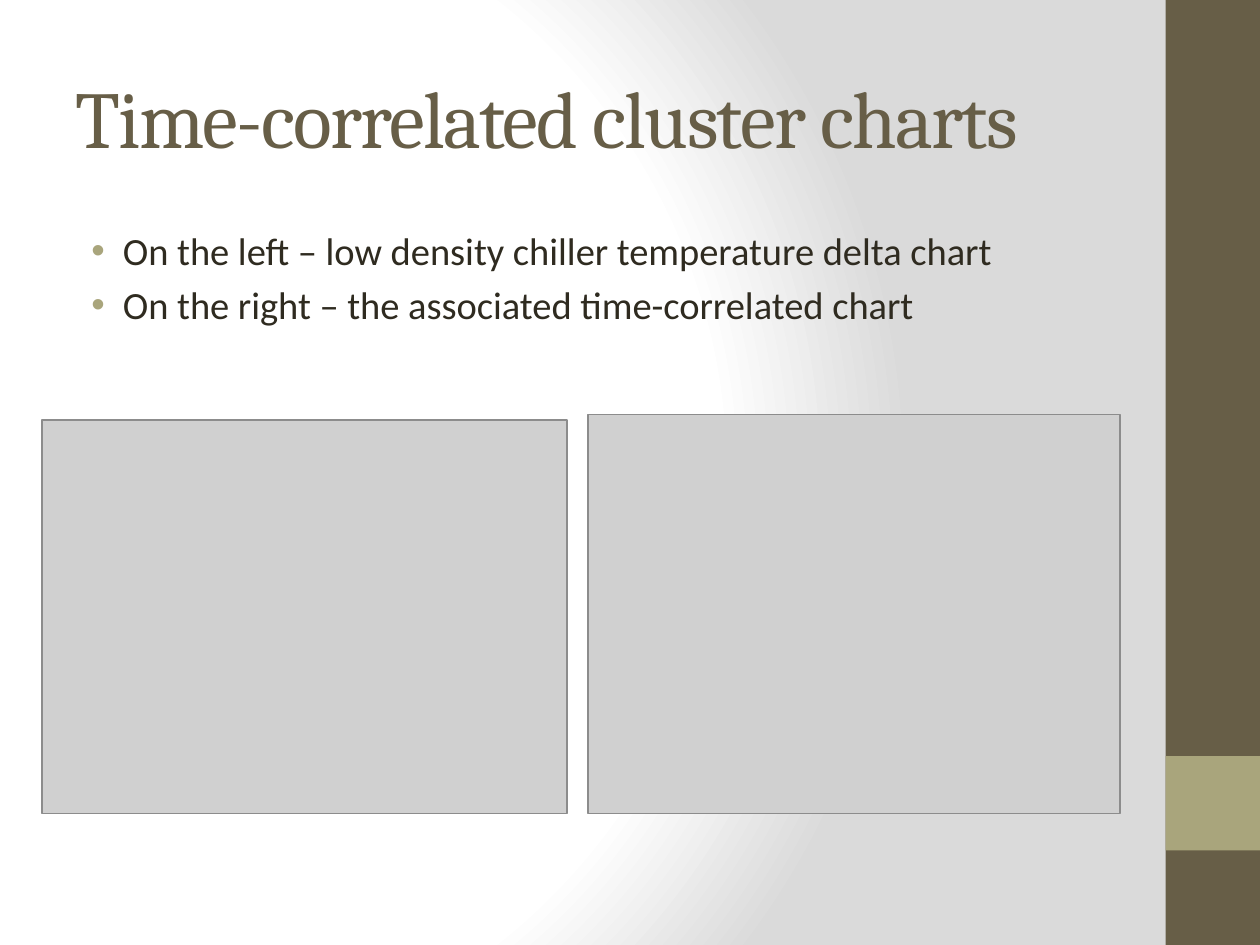
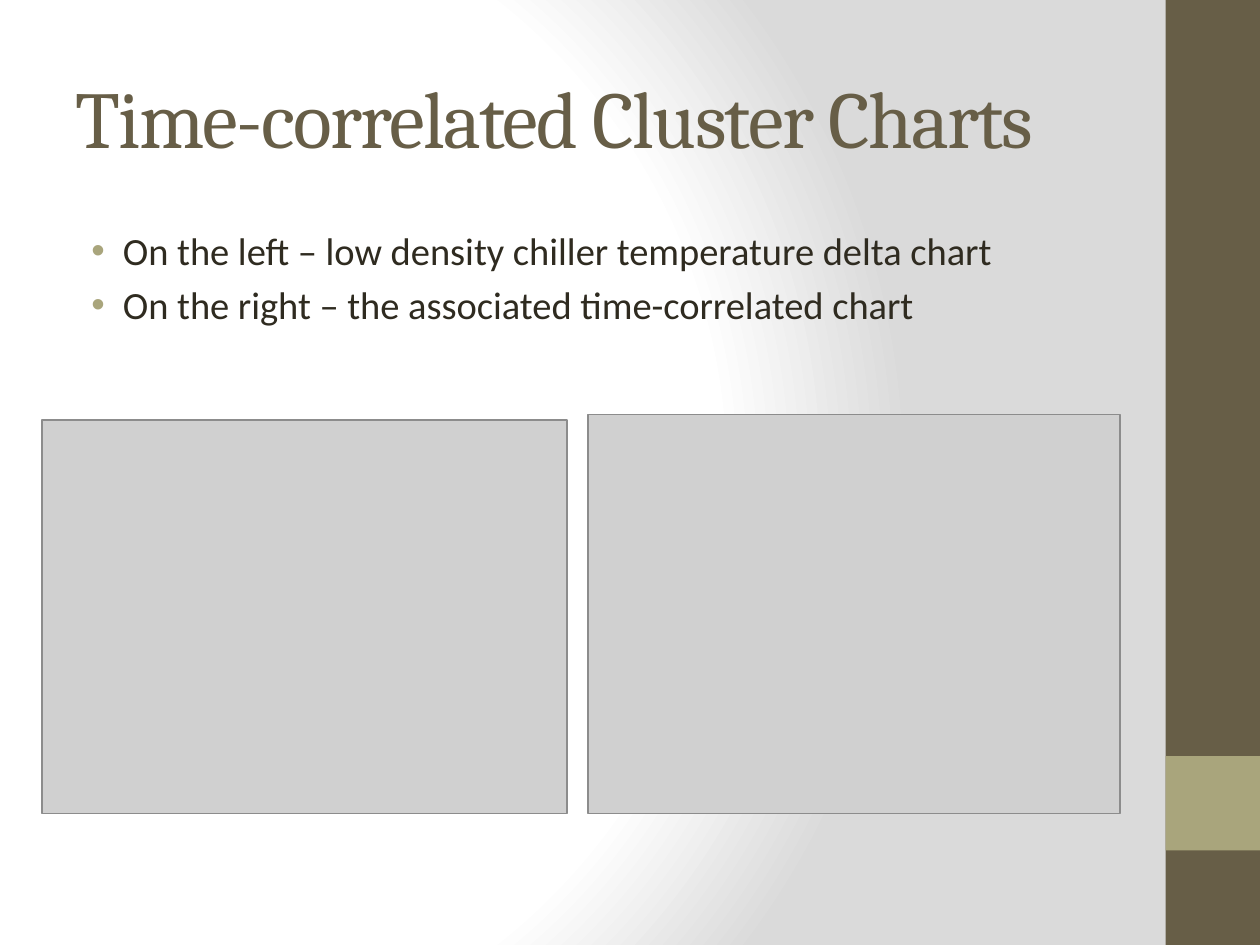
Before and after one commit to hemakumar/Data-Analysis_Group4c, a slide deck: slide 7 of paper/Integrated Data Center Power and Cooling Analysis.pptx (slide 6 before the commit). Drawn at 1260x945 pixels with LibreOffice and Linux fonts; fonts in the diff are those of the drawing; grey boxes stand for pictures. Boxes give left, top, right and bottom in pixels: in the first picture for what was removed or moved away, otherwise in the second. Text is boxed around its words. In the diff, an @@ line names an element or a change of style, - is before the commit and + after.

```diff
--- a/paper/Integrated Data Center Power and Cooling Analysis.pptx
+++ b/paper/Integrated Data Center Power and Cooling Analysis.pptx
@@ title at (76,92,1033,149): text changed @@
-Time-correlated cluster charts
+Time-correlated Cluster Charts
```
Also in this commit, not shown: 6 other slides changed, 2 slides added, 1 slide removed.
